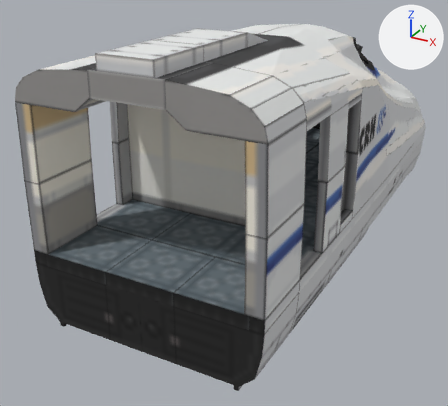
One commit to the OBJ model src/generated/resources/assets/hexie/models/block/crh2a/head/head.obj: the scene before it, then after it.
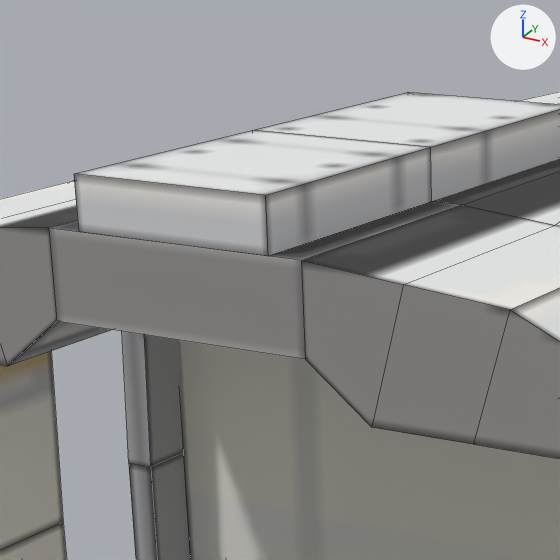
Each version appears first whole from a camera (50 mm lens) standing at (4.53, -6.18, 4.88) and looking at (-0.37, 2.74, 0.42), and next in a close-up on the part from 16% to 54% of the width and 0% to 42% of the height. Lighting does not change. The marker at upper right points along +X, +Y and +Z. The last two pictures show the newer version. The close-ups show mesh edges as thin lines. Where no turn or scale is listed for an object, it has been applied to the vertices.

The first close-up shows 'carport_side', 'carport_side.001', 'carport_top', 'cube', 'cube.001', 'cube.002', 'cube.005', 'mesh.012', '车顶R', '非统型天线' and 1 more.
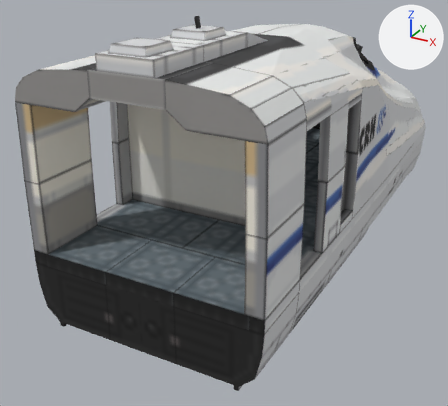
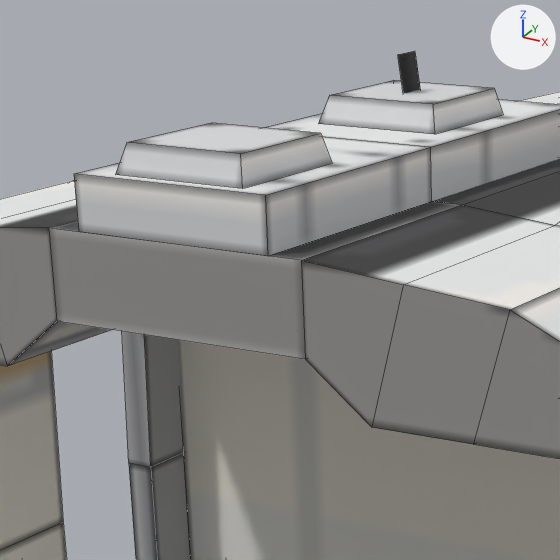
Location of each change, [x1, y1, x2, y2] in pixels of the close-ups (560 x 560 px):
```json
{"object": "211e05aa-5df9-8cae-32f0-07ba09c21461", "change": "added", "after": [115, 123, 332, 189]}
{"object": "dbd225b4-2c5d-283f-750e-dabdc0b80eb4", "change": "added", "after": [318, 80, 503, 134]}
{"object": "1640de65-032b-d3f0-f914-105675a4043e", "change": "added", "after": [398, 51, 421, 94]}
```

Edits to the scene script, one JSON object a line:
```json
{"op": "add", "block": "me_dbd225b4_2c5d_283f_750e_dabdc0b80eb4", "code": ["me_dbd225b4_2c5d_283f_750e_dabdc0b80eb4 = bpy.data.meshes.new('dbd225b4-2c5d-283f-750e-dabdc0b80eb4')", "me_dbd225b4_2c5d_283f_750e_dabdc0b80eb4.from_pydata(...)  # 8 vertices, 6 faces; spans x 0.25..0.75, y 0.244..0.756, z 3.688..3.788", "me_dbd225b4_2c5d_283f_750e_dabdc0b80eb4.materials.append(mat_m_332a633f_896d_a62b_4f3d_c531ee89c662)  # picture img_crh2a_carport_antenna"]}
{"op": "add", "block": "me_211e05aa_5df9_8cae_32f0_07ba09c21461", "code": ["me_211e05aa_5df9_8cae_32f0_07ba09c21461 = bpy.data.meshes.new('211e05aa-5df9-8cae-32f0-07ba09c21461')", "me_211e05aa_5df9_8cae_32f0_07ba09c21461.from_pydata(...)  # 8 vertices, 6 faces; spans x 0.25..0.75, y -0.944..-0.431, z 3.688..3.788", "me_211e05aa_5df9_8cae_32f0_07ba09c21461.materials.append(mat_m_332a633f_896d_a62b_4f3d_c531ee89c662)  # picture img_crh2a_carport_antenna"]}
{"op": "add", "block": "me_1640de65_032b_d3f0_f914_105675a4043e", "code": ["me_1640de65_032b_d3f0_f914_105675a4043e = bpy.data.meshes.new('1640de65-032b-d3f0-f914-105675a4043e')", "me_1640de65_032b_d3f0_f914_105675a4043e.from_pydata(...)  # 4 vertices, 1 face; spans x 0.5, y 0.406..0.594, z 3.681..3.931", "me_1640de65_032b_d3f0_f914_105675a4043e.materials.append(mat_m_332a633f_896d_a62b_4f3d_c531ee89c662)  # picture img_crh2a_carport_antenna"]}
{"op": "add", "block": "ob_dbd225b4_2c5d_283f_750e_dabdc0b80eb4", "code": ["ob_dbd225b4_2c5d_283f_750e_dabdc0b80eb4 = bpy.data.objects.new('dbd225b4-2c5d-283f-750e-dabdc0b80eb4', me_dbd225b4_2c5d_283f_750e_dabdc0b80eb4)", "ob_dbd225b4_2c5d_283f_750e_dabdc0b80eb4.location = (0.0, 0.0, 0.0)"]}
{"op": "add", "block": "ob_211e05aa_5df9_8cae_32f0_07ba09c21461", "code": ["ob_211e05aa_5df9_8cae_32f0_07ba09c21461 = bpy.data.objects.new('211e05aa-5df9-8cae-32f0-07ba09c21461', me_211e05aa_5df9_8cae_32f0_07ba09c21461)", "ob_211e05aa_5df9_8cae_32f0_07ba09c21461.location = (0.0, 0.0, 0.0)"]}
{"op": "add", "block": "ob_1640de65_032b_d3f0_f914_105675a4043e", "code": ["ob_1640de65_032b_d3f0_f914_105675a4043e = bpy.data.objects.new('1640de65-032b-d3f0-f914-105675a4043e', me_1640de65_032b_d3f0_f914_105675a4043e)", "ob_1640de65_032b_d3f0_f914_105675a4043e.location = (0.0, 0.0, 0.0)"]}
```
